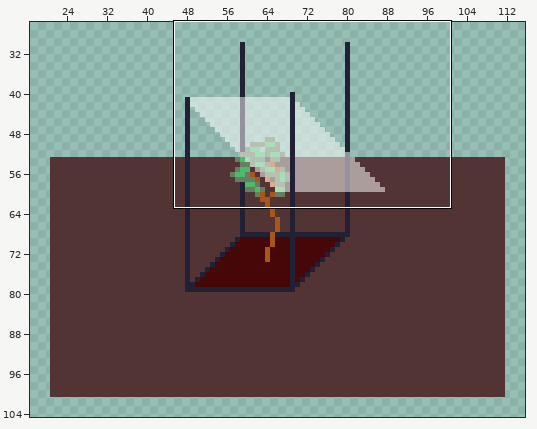
Pixel-art file, stored at scene/cafe/cafe.aseprite. The first picture is a wide view before the edit; the outline marks the close-up.
Close-up. Old version:
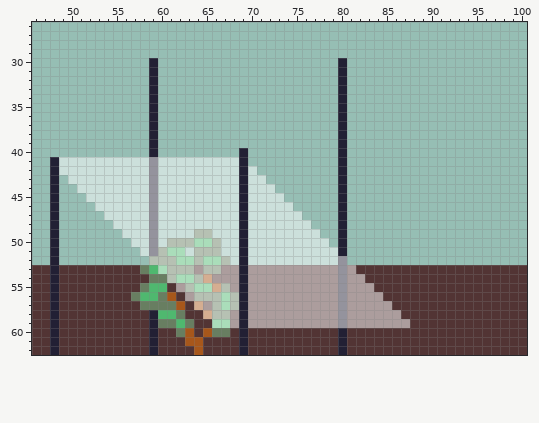
128x128 pixels, 1 frame. Shown: x 46..100, y 26..62. The wide view leaves out empty margins.
New version:
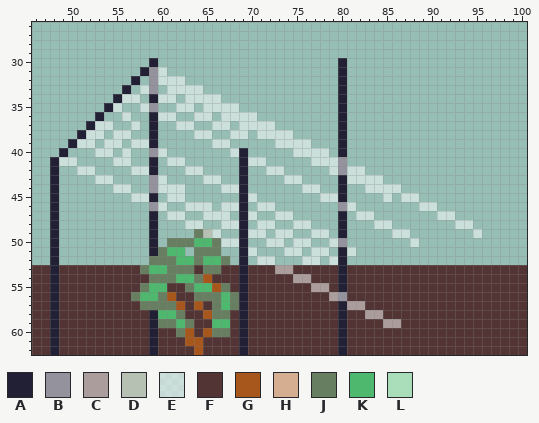
Palette (. is transparent): A #222034  B #94939d  C #ac9d9d  D #b6c1b3  E #ffffff84  F #523434  G #a7571b  H #d5ae91  J #687e61  K #4fb86f  L #aaddba
Message: カフェ修正
From old to new:
layer "hikari" now hidden
layer "hikari #2" added
layer "Layer 3" added
Changed rows in their new state; - is an unchanged pixel.
first column x 49:
31 ---------ABE-----------------------------------
32 --------A-BEEE---------------------------------
33 -------A-EB-EEEE-------------------------------
34 ------AEE--EE-EEEE-----------------------------
35 -----AE--EB--EE-EEEE---------------------------
36 ----A--E---EE--EE-EEEE-------------------------
37 ---AEE--E----EE--EE-EEEE-----------------------
38 --AEE-EE-------EE--EE-EEEE---------------------
39 -AEE-EE-EE-------EE-----EEEE-------------------
40 A---EE-E--BE-------E------EEEE-----------------
41 --....--..A.--......-EE-----EEEB---------------
42 ..--....--A...--....-.-EE-----EBEE-------------
43 -...--....--....--..-..--EE-----EEEE-----------
44 --....--..----....---...---EE-----EEEE---------
45 ---.....--A.--......--...----EE-----E-EE-------
46 ----......--..---.---.--..-----BE-------EE-----
47 -----.....A.--..---.--..--.------EE-------EE---
48 ------....A...--..---.--..---------EE-------EE-
49 -------...A....J--..---.--..-E-------EE-------E
50 --------..A.JJJKKJ---..--.--..EB-------E-------
51 ---------.AJKK.JJJ..--...--.--.-E--------------
52 ----------JJJKKJKKJ.-.--...--.-A---------------
53 -----------KJJJFJJFF-FFF--FFFFFAF--------------
54 ------------JKKJGFFF-FFFFF--FFFAFF-------------
55 -------------FJKKGJF-FFFFFFF--FAFFF------------
56 --------------FJJJKJ-FFFFFFFFF--FFFF-----------
57 ---------------GFJKJ-FFFFFFFFFFA--FFF----------
58 ----------------GJJF-FFFFFFFFFFAFF--FF---------
59 -----------------KKF-FFFFFFFFFFAFFFF--F--------
Where, in picture pixels (left, top, right, bottom), the same in both close-ups:
changed: (59, 67, 482, 328)
